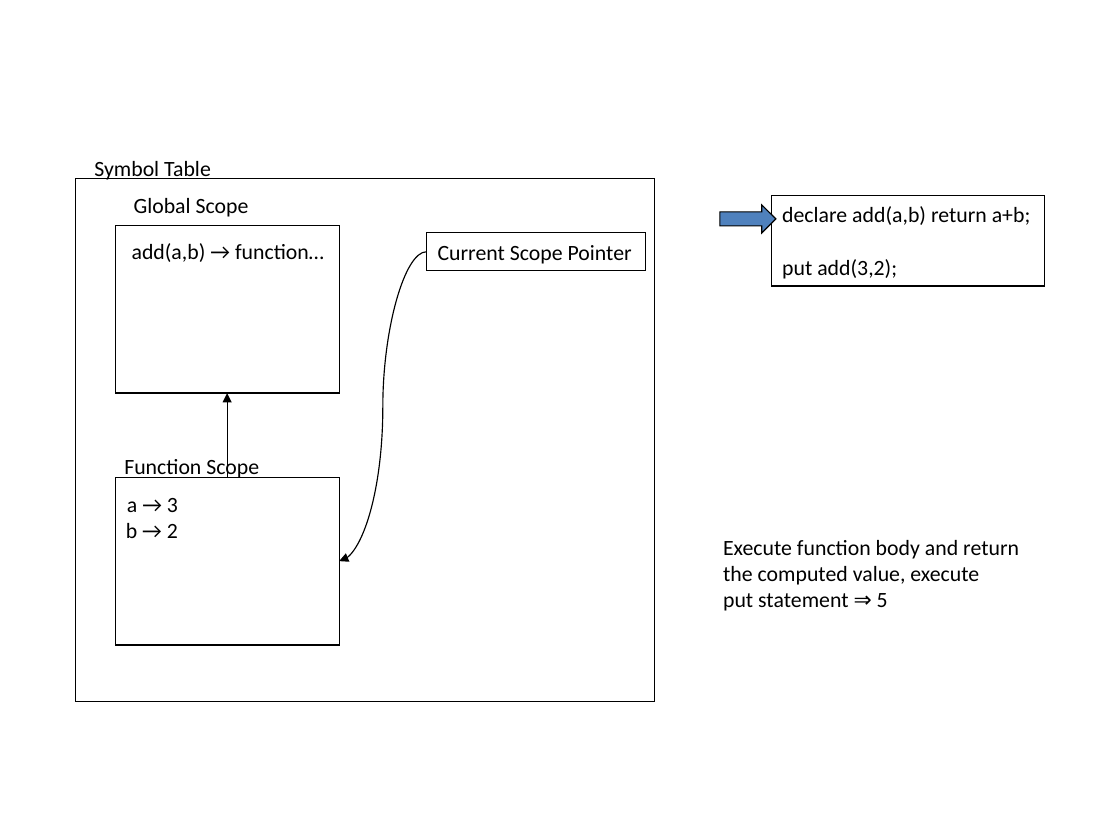
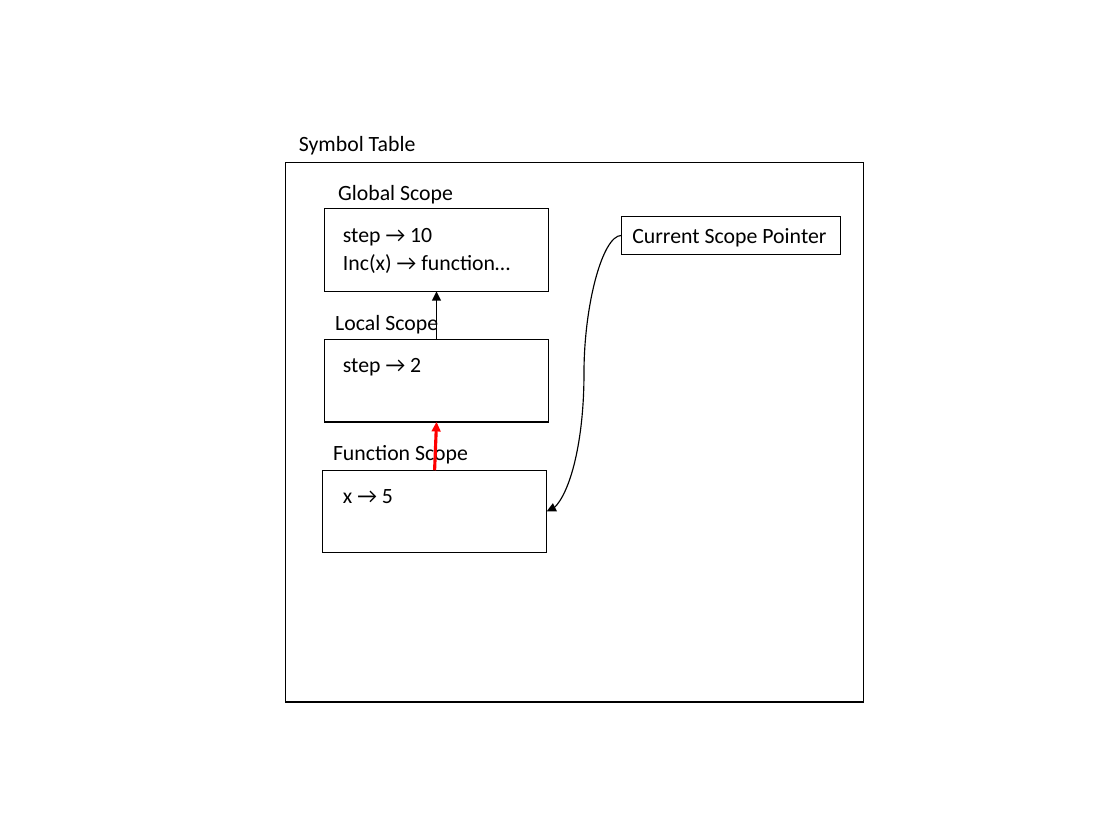
Before and after one commit to tiernanduvallygit/plipy, a slide deck: slide 1 of Notebooks/figures/chap08/3/figure.pptx. Drawn at 1120x840 pixels with LibreOffice and Linux fonts; fonts in the diff are those of the drawing. Boxes give left, top, right and bottom in pixels: in the first picture for what was removed or moved away, otherwise in the second. Text is boxed around its words. In the diff, an @@ line names an element or a change of style, - is before the commit and + after.

```diff
--- a/Notebooks/figures/chap08/3/figure.pptx
+++ b/Notebooks/figures/chap08/3/figure.pptx
@@ text "Symbol Table" moved from (x1=94, y1=161, x2=211, y2=180) to (x1=299, y1=136, x2=416, y2=155) @@
@@ rectangle resized from (x1=76, y1=178, x2=655, y2=701) to (x1=286, y1=162, x2=865, y2=702) @@
@@ text "Global Scope" moved from (x1=134, y1=198, x2=249, y2=217) to (x1=338, y1=185, x2=453, y2=204) @@
@@ rectangle resized from (x1=115, y1=225, x2=339, y2=393) to (x1=325, y1=209, x2=549, y2=292) @@
@@ right arrow removed at (x1=720, y1=205, x2=776, y2=233) @@
@@ rectangle removed at (x1=772, y1=196, x2=1045, y2=287) @@
-declare add(a,b) return a+b;
-put add(3,2);
@@ text added at (x1=343, y1=228, x2=432, y2=246), 14 pt, text #000000 @@
+step → 10
@@ curved arrow moved from (427, 252) - (339, 561) to (622, 235) - (547, 512) @@
@@ rectangle "Current Scope Pointer" moved from (x1=427, y1=233, x2=645, y2=271) to (x1=622, y1=216, x2=840, y2=254) @@
@@ text removed at (x1=132, y1=243, x2=324, y2=262) @@
-add(a,b) → function…
@@ text added at (x1=343, y1=254, x2=510, y2=273), 14 pt, text #000000 @@
+Inc(x) → function…
@@ arrow added from (437, 339) to (437, 291), #000000 0.75 pt @@
@@ text added at (x1=335, y1=312, x2=438, y2=337), 14 pt, text #000000 @@
+Local Scope
@@ rectangle added at (x1=325, y1=339, x2=549, y2=422), outline #000000 0.75 pt @@
@@ text added at (x1=343, y1=358, x2=421, y2=376), 14 pt, text #000000 @@
+step → 2
@@ arrow removed from (227, 477) to (227, 393) @@
@@ text "Function Scope" moved from (x1=124, y1=456, x2=259, y2=478) to (x1=333, y1=442, x2=468, y2=467) @@
@@ arrow added from (435, 470) to (437, 422), #FF0000 2 pt @@
@@ rectangle resized from (x1=115, y1=477, x2=339, y2=645) to (x1=323, y1=470, x2=547, y2=553) @@
@@ text removed at (x1=127, y1=498, x2=178, y2=512) @@
-a → 3
@@ text added at (x1=343, y1=489, x2=393, y2=503), 14 pt, text #000000 @@
+x → 5
@@ text removed at (x1=126, y1=523, x2=178, y2=538) @@
-b → 2
@@ text removed at (x1=723, y1=540, x2=1019, y2=611) @@
-Execute function body and return
-the computed value, execute
-put statement ⇒ 5
```
Also in this commit, not shown: 23 other files.
